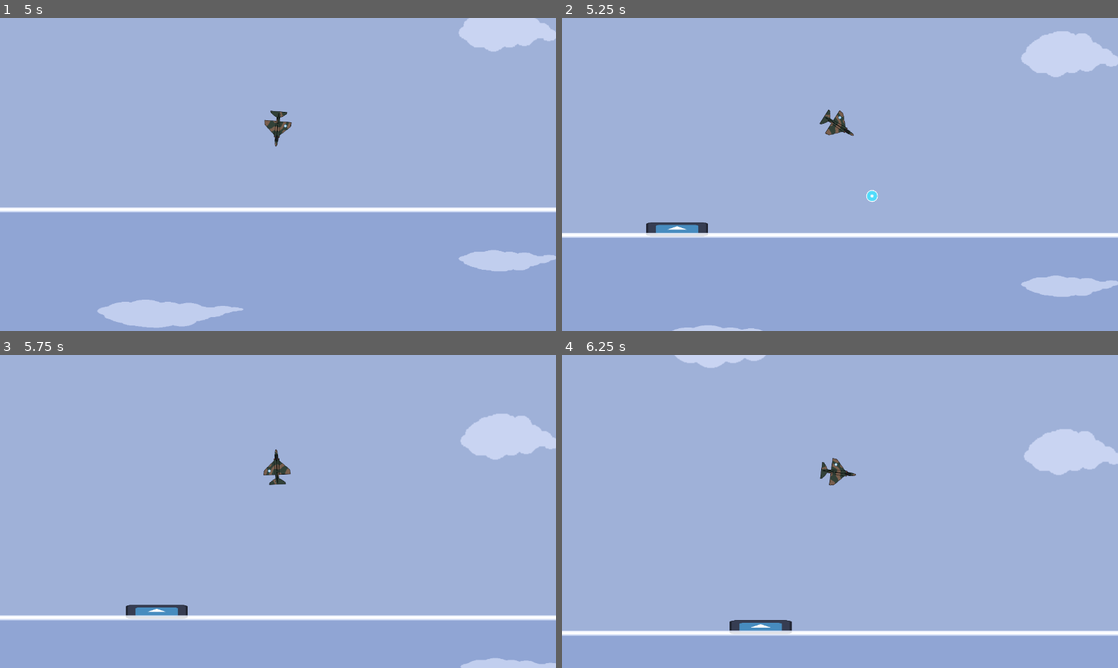
Above: before the commit, frames 1-4 (two rows, left to right).
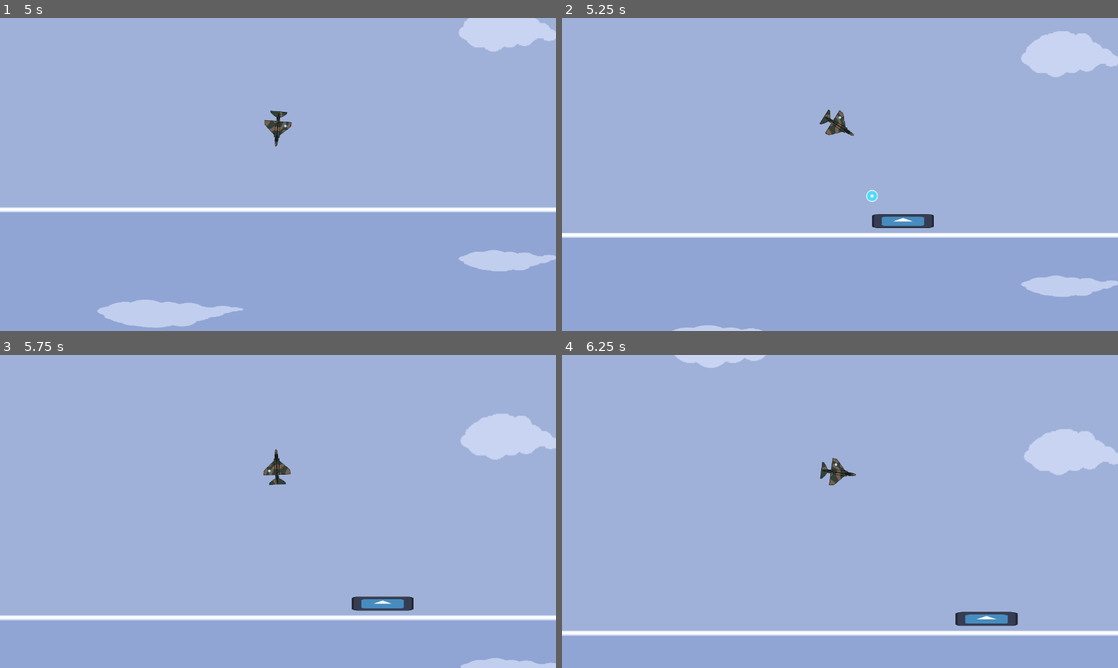
Above: after the commit, the same moments.

Repository: NicolasLaure/AceStrider
Game: Godot game, scene res://Scenes/nico_test_scene.tscn
Same seed, same stepped clock (60 frames per second), same inputs: the game is played once before the commit and once after it. The engine's default icon, where the game draws it, is replaced by a stand-in: a white triangle on a blue panel in a dark square.
Inputs:
- Up to frame 1 (5 s): hold D 0.53-1.28 s; tap Space (Shoot) every 0.75 s from 0.6 to 4.35 s; hold A 1.28-2.03 s; hold D 2.03-2.78 s; hold W (Thrust) 2.78-3.53 s; hold A from 3.53 s (still down)
- Up to frame 2 (5.25 s): keep holding A; tap Space (Shoot) at 5.1 s
- Up to frame 3 (5.75 s): keep holding A
- Up to frame 4 (6.25 s): release A at 5.78 s; hold D from 5.78 s (still down); tap Space (Shoot) at 5.85 s

Frame 1 is identical in both runs. In frame 2, 0.9% of the frame differs, in the area x 15-67%, y 62-70%; in frame 3, 1.0%, in the area x 22-75%, y 77-85%; in frame 4, 1.0%.

Commit message:
Fixed Ships Spawning vertical Position

Diff:
--- a/Scripts/PlayerController.gd
+++ b/Scripts/PlayerController.gd
@@ -17,8 +17,6 @@
 func _process(delta):
 
 	dir = Vector2.from_angle(rotation - deg_to_rad(90));
-
-
 
 	isOffLowerLimit = position.y > 760;
 	isOffUpperLimit = position.y < -180;
--- a/Scripts/ShipSpawner.gd
+++ b/Scripts/ShipSpawner.gd
@@ -21,6 +21,8 @@
 	if(smallShipTimer >= smallShipRespawnCoolDown):
 		var smallShip = smallShipPath.instantiate();
 		get_parent().add_child(smallShip);
+		smallShip.position.x = position.x;
+		smallShip.position.y = 734;
 		smallShipTimer = 0;
 	else:
 		smallShipTimer+= delta;
@@ -28,6 +30,8 @@
 	if(bigShipTimer >= bigShipRespawnCoolDown):
 		var bigShip = bigShipPath.instantiate();
 		get_parent().add_child(bigShip);
+		bigShip.position.x = position.x;
+		bigShip.position.y = 734;
 		bigShipTimer = 0;
 	else:
 		bigShipTimer+= delta;
